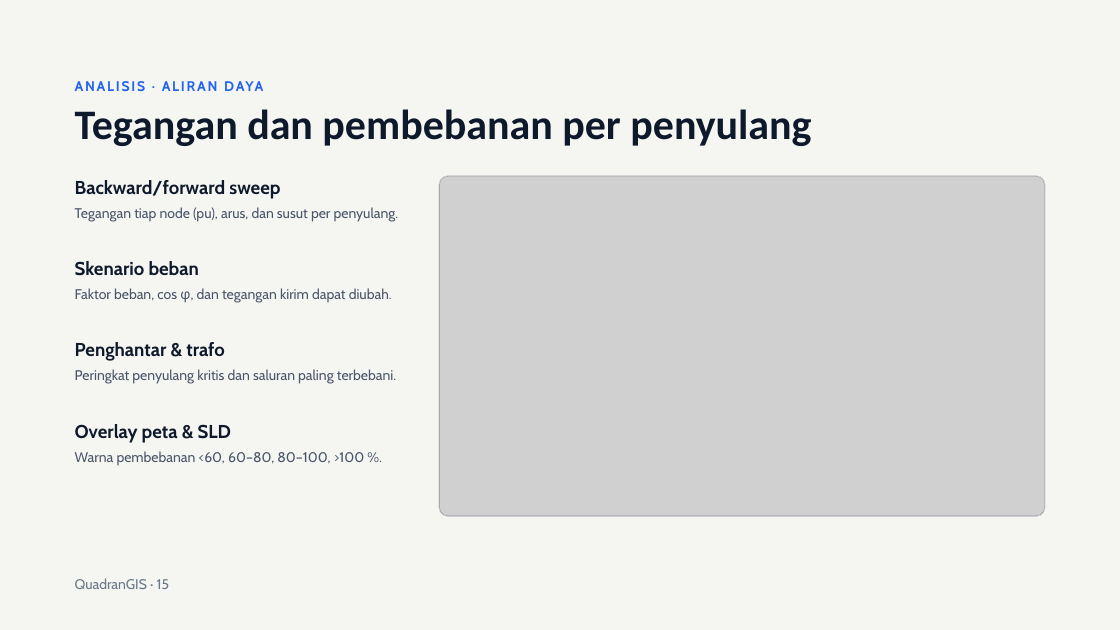
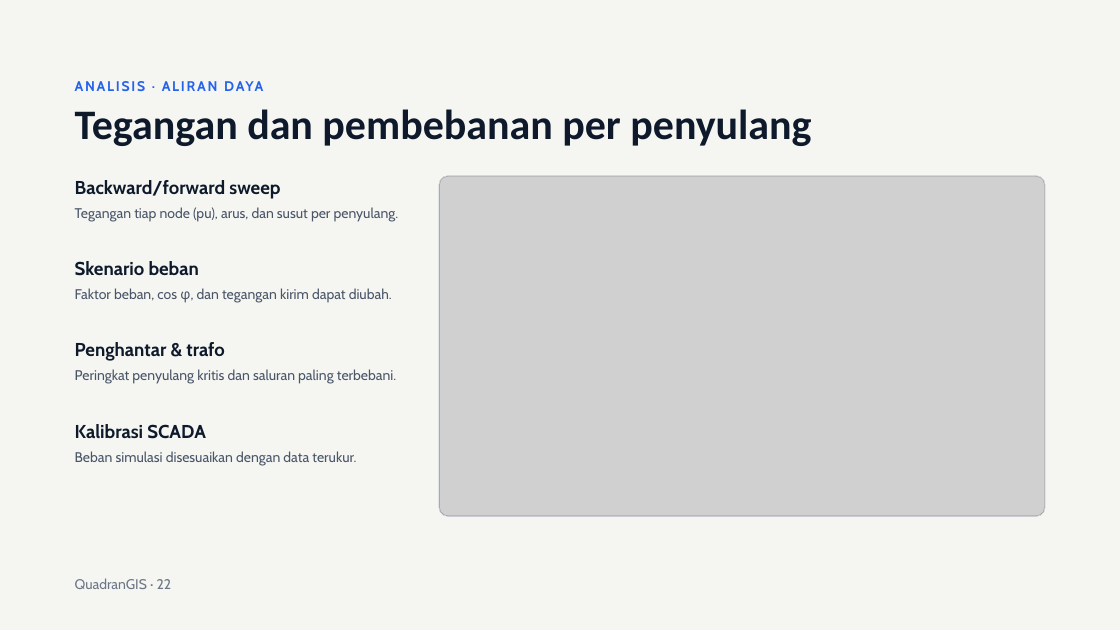
Before and after one commit to hendrapoernama/quadranGIS, a slide deck: slide 22 of docs/Presentasi QuadranGIS.pptx (slide 15 before the commit). Drawn at 1120x630 pixels with LibreOffice and Linux fonts; fonts in the diff are those of the drawing; grey boxes stand for pictures. Boxes give left, top, right and bottom in pixels: in the first picture for what was removed or moved away, otherwise in the second. Text is boxed around its words. In the diff, an @@ line names an element or a change of style, - is before the commit and + after.

```diff
--- a/docs/Presentasi QuadranGIS.pptx
+++ b/docs/Presentasi QuadranGIS.pptx
@@ text at (75, 424, 206, 439): text changed @@
-Overlay peta & SLD
+Kalibrasi SCADA
@@ text at (75, 451, 356, 466): text changed @@
-Warna pembebanan <60, 60–80, 80–100, >100 %.
+Beban simulasi disesuaikan dengan data terukur.
@@ text at (75, 578, 172, 589): text changed @@
-QuadranGIS · 15
+QuadranGIS · 22
```
Also in this commit, not shown: 19 other slides changed, 8 slides added, 55 other files.
